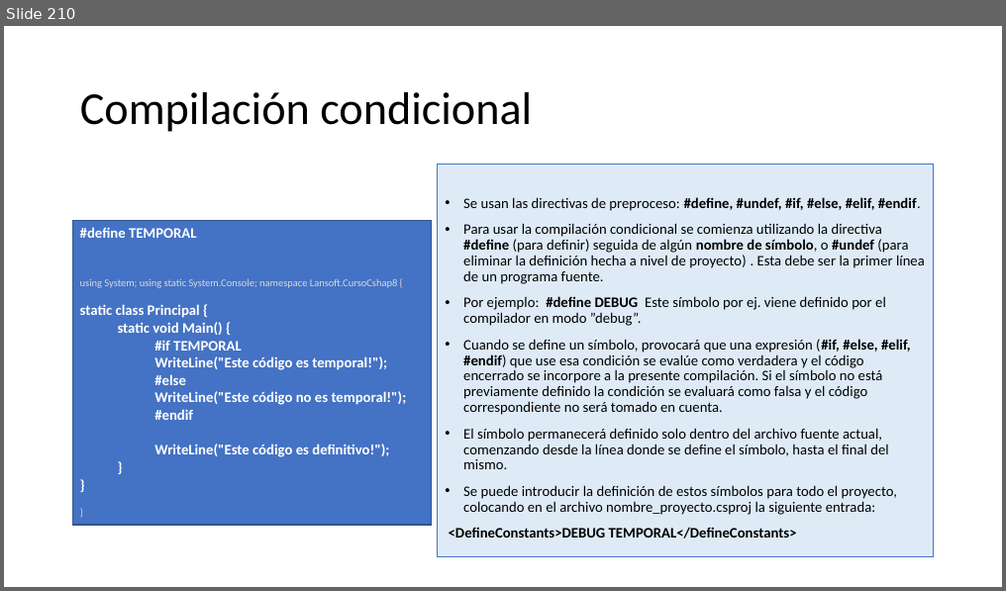
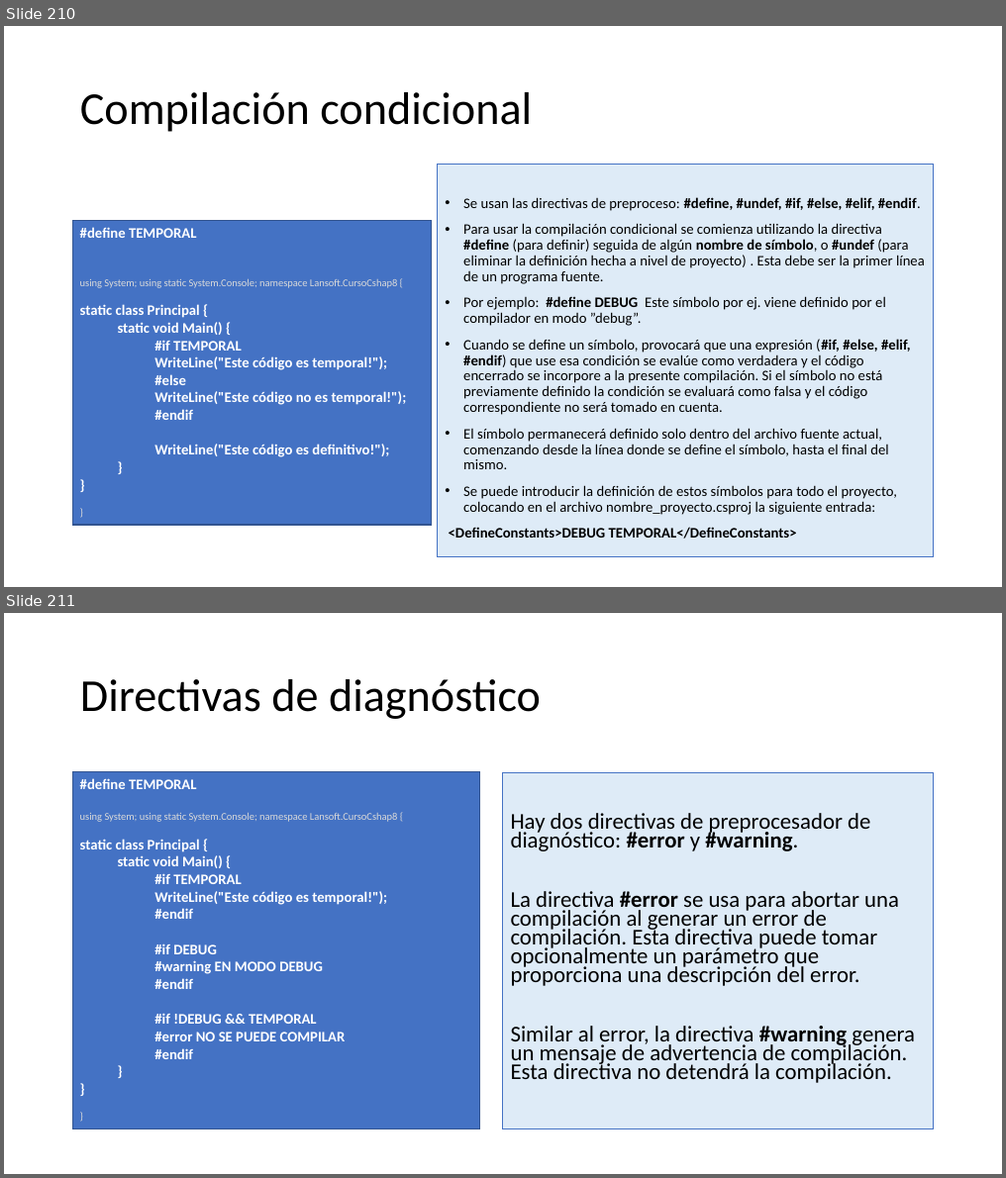
Before and after one commit to AlbertOsinaga/CursoCSharp__8, a slide deck: CSharpQuickReferencia.pptx. Shown one above the other, each under a label of ours: slide 210 before the commit, slides 210 and 211 after it. The pictures are 1006x591 and 1006x1178 pixels, drawn with LibreOffice and Linux fonts; fonts in the diff are those of the drawing. Boxes give left, top, right and bottom in pixels: in the first picture for what was removed or moved away, otherwise in the second. Text is boxed around its words. In the diff, an @@ line names an element or a change of style, - is before the commit and + after.

```diff
--- a/CSharpQuickReferencia.pptx
+++ b/CSharpQuickReferencia.pptx
@@ slide 211 added at (4,613,1002,1174), background #FFFFFF @@
@@ title added at (80,679,541,719), 44 pt, text #000000 @@
+Directivas de diagnóstico
@@ rectangle added at (73,771,480,1130), fill #4472C4, outline #325491 1 pt, 14 pt, text #FFFFFF, bold @@
+#define TEMPORAL
+using System; using static System.Console; namespace Lansoft.CursoCshap8 {
+static class Principal {
+  static void Main() {
+    #if TEMPORAL
+    WriteLine("Este código es temporal!");
+    #endif
+    #if DEBUG
+    #warning EN MODO DEBUG
+    #endif
+    #if !DEBUG && TEMPORAL
+    #error NO SE PUEDE COMPILAR
+    #endif
+  }
+}
+}
@@ text added at (503,773,934,1130), fill #DEEBF7, outline #4472C4 0.75 pt, 21.7 pt, text #000000 @@
+Hay dos directivas de preprocesador de diagnóstico: #error y #warning.
+La directiva #error se usa para abortar una compilación al generar un error de compilación. Esta directiva puede tomar opcionalmente un parámetro que proporciona una descripción del error.
+Similar al error, la directiva #warning genera un mensaje de advertencia de compilación. Esta directiva no detendrá la compilación.
```
Also in this commit, not shown: 12 other slides added.
